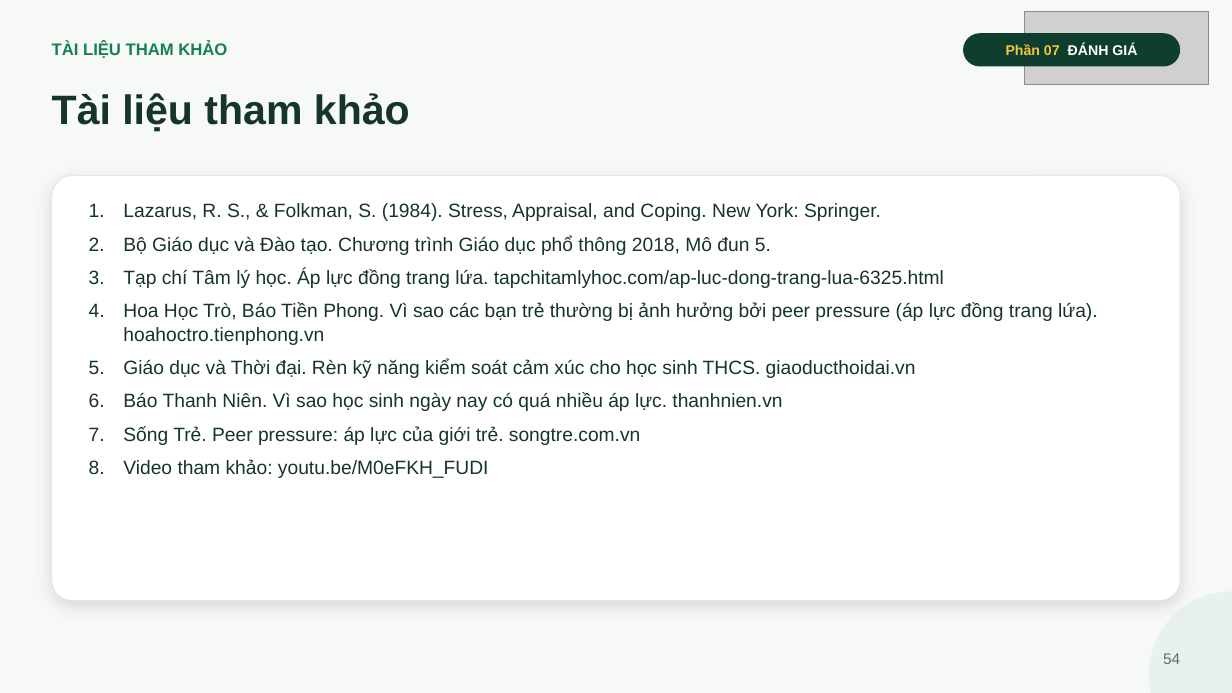
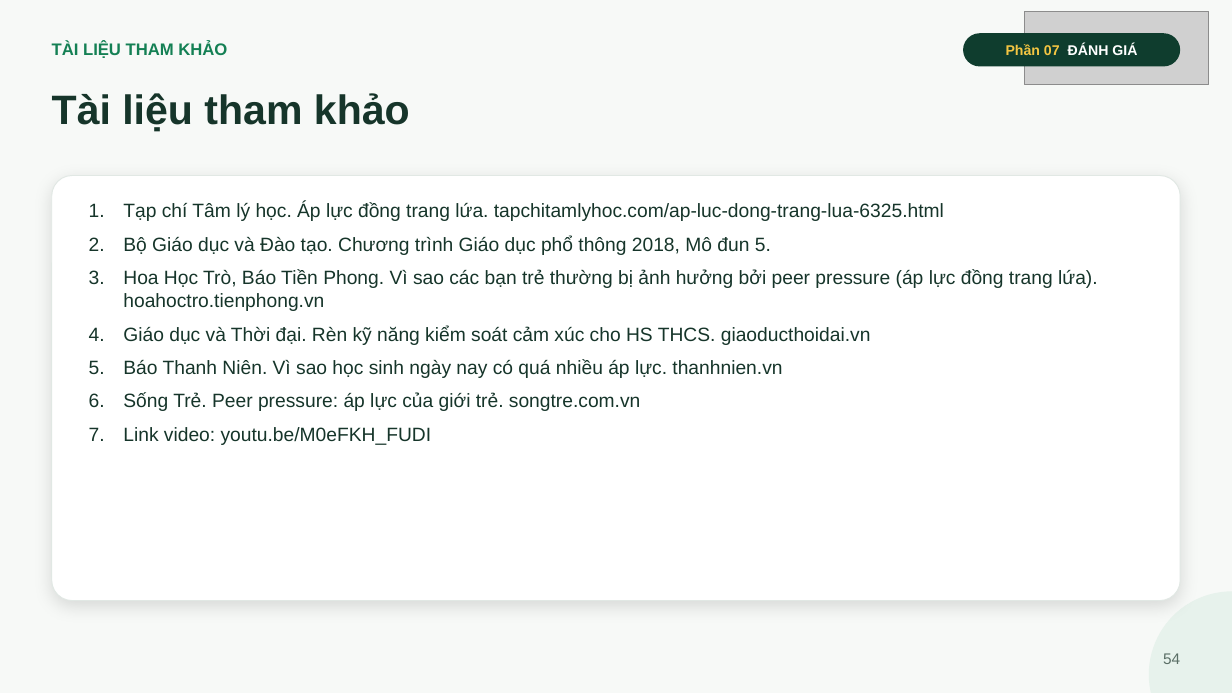
Before and after one commit to ngohuonglan2003-lab/Ppt-canva-ap-luc-dong-trang-lua, a slide deck: slide 54 of slide/Ap-luc-dong-trang-lua.pptx. Drawn at 1232x693 pixels with LibreOffice and Linux fonts; fonts in the diff are those of the drawing; grey boxes stand for pictures. Boxes give left, top, right and bottom in pixels: in the first picture for what was removed or moved away, otherwise in the second. Text is boxed around its words. In the diff, an @@ line names an element or a change of style, - is before the commit and + after.

```diff
--- a/slide/Ap-luc-dong-trang-lua.pptx
+++ b/slide/Ap-luc-dong-trang-lua.pptx
@@ text at [123,202,944,221]: text changed @@
-1. Lazarus, R. S., & Folkman, S. (1984). Stress, Appraisal, and Coping. New York: Springer.
+1. Tạp chí Tâm lý học. Áp lực đồng trang lứa. tapchitamlyhoc.com/ap-luc-dong-trang-lua-6325.html
@@ text at [123,269,944,288]: paragraph removed @@
-3. Tạp chí Tâm lý học. Áp lực đồng trang lứa. tapchitamlyhoc.com/ap-luc-dong-trang-lua-6325.html
@@ text at [123,326,871,345]: text changed @@
-5. Giáo dục và Thời đại. Rèn kỹ năng kiểm soát cảm xúc cho học sinh THCS. giaoducthoidai.vn
+4. Giáo dục và Thời đại. Rèn kỹ năng kiểm soát cảm xúc cho HS THCS. giaoducthoidai.vn
@@ text at [123,427,432,445]: text changed @@
-8. Video tham khảo: youtu.be/M0eFKH_FUDI
+7. Link video: youtu.be/M0eFKH_FUDI
```
Also in this commit, not shown: 12 other slides changed, 4 other files.
